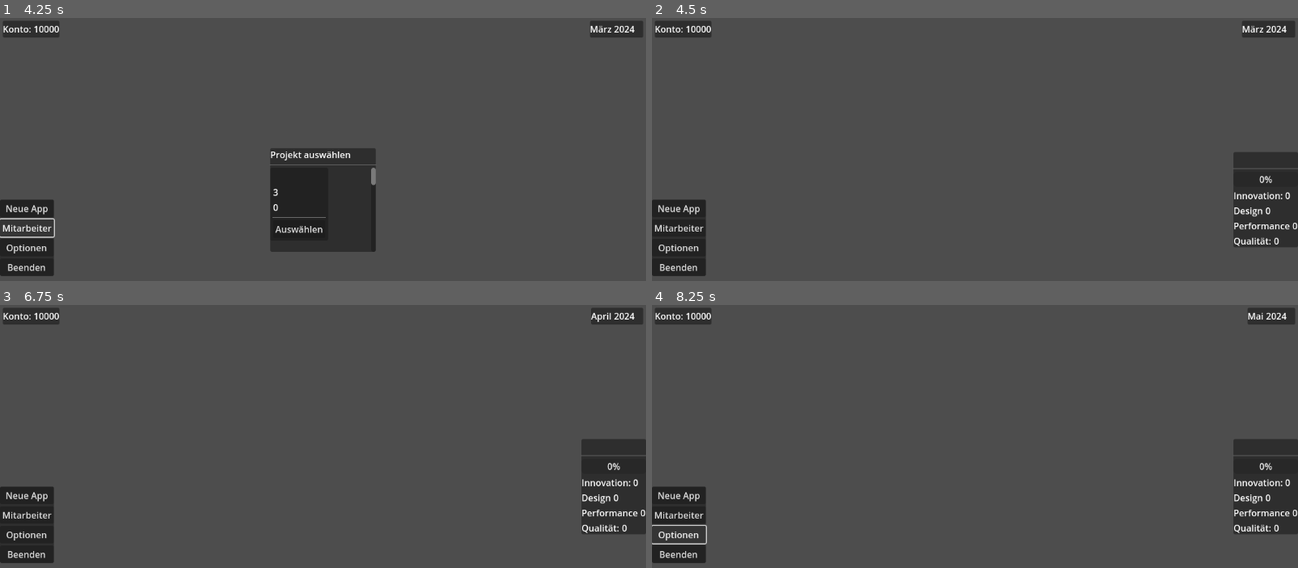
Above: before the commit, frames 1-4 (two rows, left to right).
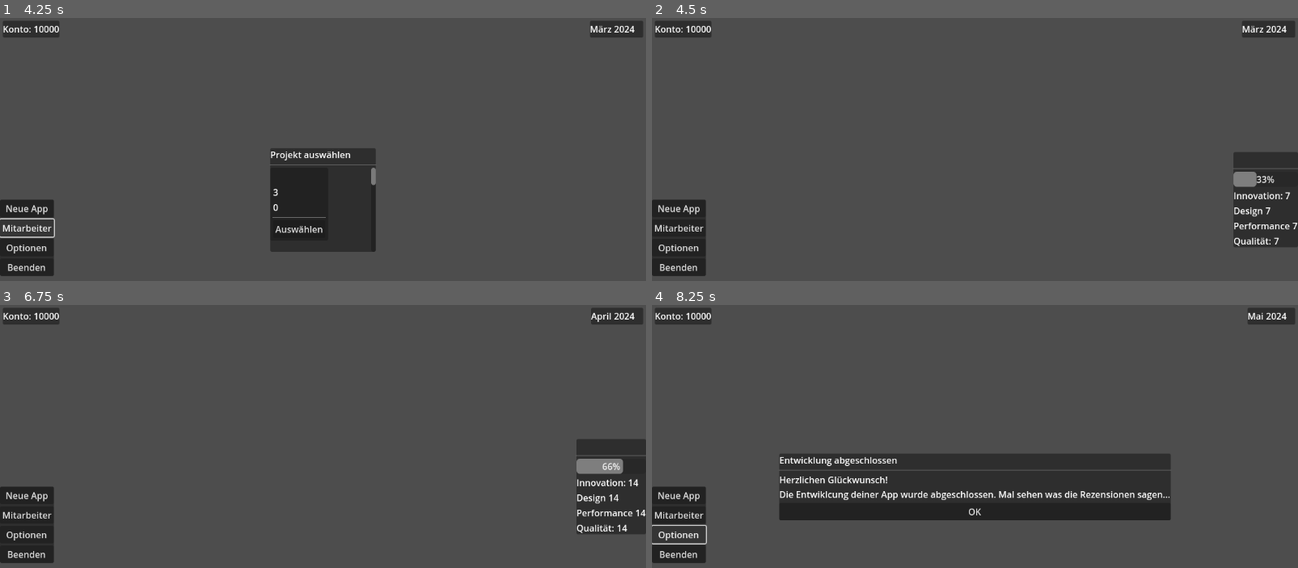
Above: after the commit, the same moments.

Repository: Randaleee/software-stories-prototyp
Game: Godot game, scene res://main.tscn
The game is run twice, just before and just after one commit, with the same random seed, the same clock (stepped at 60 frames per second) and the same inputs.
Inputs:
- Up to frame 1 (4.25 s): click "Neue App" at 0.5 s; click "Mitarbeiter" at 1.25 s; click "Auswählen" at 2 s; click "Neue App" at 2.75 s; click "Mitarbeiter" at 3.5 s
- Up to frame 2 (4.5 s): click "Auswählen" at 4.25 s
- Up to frame 3 (6.75 s): click "Neue App" at 5 s; click "Mitarbeiter" at 5.75 s; click "Auswählen" at 6.5 s
- Up to frame 4 (8.25 s): click "Optionen" at 7.25 s

Frame 1 is identical in both runs. In frame 2, 0.3% of the frame differs, in the area x 89-100%, y 58-87%; in frame 3, 1.1%; in frame 4, 18%, in the area x 19-100%, y 51-88%.

Commit message:
App Attribute berechnen eingefügt

Diff:
--- a/Autoloads/GameManager.gd
+++ b/Autoloads/GameManager.gd
@@ -10,6 +10,7 @@
 var app_in_entwicklung: App = null
 var verfügbare_apps: Array[App] = []
 var veröffentlichte_apps: Array[App] = []
+var monate_vergangen_seit_projektstart: int
 
 # Konstanten
 const MONATE = ["Januar", "Februar", "März", "April", "Mai", "Juni",
@@ -28,8 +29,12 @@
 	verfügbare_apps.append(load("res://Data/Apps/einkaufsliste.tres"))
 	verfügbare_apps.append(load("res://Data/Apps/schrittzähler.tres"))
 	verfügbare_apps.append(load("res://Data/Apps/taschenlampe.tres"))
-	print(verfügbare_apps)
 
+	stelle_mitarbeiter_ein("res://Data/Mitarbeiter/Davina.tres")
+	stelle_mitarbeiter_ein("res://Data/Mitarbeiter/Jörg.tres")
+
+	monat_vergangen.connect(entwickle_app)
+	app_fertiggestellt.connect(on_app_fertiggestellt)
 
 # Zeitmanagement
 func starte_ingame_zeit():
@@ -46,11 +51,43 @@
 		aktuelles_datum.jahr += 1
 	monat_vergangen.emit()
 
+func stelle_mitarbeiter_ein(mitarbeiter_pfad: String):
+	angestellte_mitarbeiter.append(load(mitarbeiter_pfad))
+
 func starte_app_entwicklung(app: App):
 	if app_in_entwicklung != null:
 		print("Es läuft bereits ein Projekt!")
 	app_in_entwicklung = app
+	monate_vergangen_seit_projektstart = 0
+
+func entwickle_app():
+	if app_in_entwicklung != null:
+		berechne_monate_vergangen_seit_projektstart()
+		kalkuliere_fortschritt()
+		berechne_app_attribute()
+		if monate_vergangen_seit_projektstart == app_in_entwicklung.entwicklungszeit:
+			app_fertiggestellt.emit()
+		return
+	return
+
+func berechne_monate_vergangen_seit_projektstart():
+	monate_vergangen_seit_projektstart += 1
+	print(monate_vergangen_seit_projektstart)
+	print(app_in_entwicklung.entwicklungszeit)
 
 func kalkuliere_fortschritt():
-	"app_in_entwicklung.fortschritt = / vergangene_zeit / app_in_entwicklung.entwicklungszeit"
-	pass
+	app_in_entwicklung.fortschritt = float(monate_vergangen_seit_projektstart) / float(app_in_entwicklung.entwicklungszeit) * 100
+	print("Fortschritt: ", app_in_entwicklung.fortschritt)
+
+func on_app_fertiggestellt():
+	print("App fertiggestellt")
+	UIManager.show_menu("UI App beendet")
+	veröffentlichte_apps.append(app_in_entwicklung)
+
+func berechne_app_attribute():
+	if app_in_entwicklung != null:
+		for mitarbeiter: Mitarbeiter in angestellte_mitarbeiter:
+			app_in_entwicklung.design += mitarbeiter.ästhetik
+			app_in_entwicklung.innovation += mitarbeiter.kreativität
+			app_in_entwicklung.performance += mitarbeiter.analytik
+			app_in_entwicklung.qualität += mitarbeiter.akribie
--- a/Autoloads/UIManager.gd
+++ b/Autoloads/UIManager.gd
@@ -5,8 +5,7 @@
 @onready var ingame_menü: Control
 @onready var app_auswahlmenü: Control
 @onready var ui_app_in_entwicklung: Control
-
-
+@onready var ui_app_beendet: Control
 
 # Called when the node enters the scene tree for the first time.
 func _ready() -> void:
@@ -18,6 +17,7 @@
 	ingame_menü = canvas.get_node("Ingame Menü")
 	app_auswahlmenü = canvas.get_node("App Auswahlmenü")
 	ui_app_in_entwicklung = canvas.get_node("UI App in Entwicklung")
+	ui_app_beendet = canvas.get_node("UI App beendet")
 
 func show_menu(menu_name: String) -> void:
 	if current_menu:
@@ -28,6 +28,8 @@
 			current_menu = app_auswahlmenü
 		"ui_app_in_entwicklung":
 			current_menu = ui_app_in_entwicklung
+		"UI App beendet":
+			current_menu = ui_app_beendet
 
 	if current_menu:
 		if current_menu.has_method("update_ui"):
--- /dev/null
+++ b/Data/Mitarbeiter/Davina.tres
@@ -0,0 +1,18 @@
+[gd_resource type="Resource" script_class="Mitarbeiter" load_steps=2 format=3 uid="uid://1rkv2s18ihg3"]
+
+[ext_resource type="Script" path="res://Data/Templates/Mitarbeiter.gd" id="1_oalwa"]
+
+[resource]
+script = ExtResource("1_oalwa")
+mitarbeiter_name = "Davina"
+"persönlichkeit" = 0
+level = 1
+erfahrung = 0
+freie_attributpunkte = 0
+sternzeichen = 0
+status = 0
+gehalt = 0
+"ästhetik" = 3
+"kreativität" = 3
+analytik = 3
+akribie = 3
--- /dev/null
+++ b/Data/Mitarbeiter/Jörg.tres
@@ -0,0 +1,18 @@
+[gd_resource type="Resource" script_class="Mitarbeiter" load_steps=2 format=3 uid="uid://cvfjfhxi25ryn"]
+
+[ext_resource type="Script" path="res://Data/Templates/Mitarbeiter.gd" id="1_rcdp6"]
+
+[resource]
+script = ExtResource("1_rcdp6")
+mitarbeiter_name = "Jörg"
+"persönlichkeit" = 0
+level = 1
+erfahrung = 0
+freie_attributpunkte = 0
+sternzeichen = 0
+status = 0
+gehalt = 0
+"ästhetik" = 4
+"kreativität" = 4
+analytik = 4
+akribie = 4
--- a/Data/Mitarbeiter/Laura/Laura.tres
+++ b/Data/Mitarbeiter/Laura.tres
@@ -8,15 +8,13 @@
 mitarbeiter_name = "Laura"
 bild = ExtResource("1_un08k")
 "persönlichkeit" = 1
-level = 4
-erfahrung = 5
+level = 1
+erfahrung = 0
 freie_attributpunkte = 0
 sternzeichen = 0
 status = 0
 gehalt = 0
-teamwork = 0
-"führung" = 0
+"ästhetik" = 0
 "kreativität" = 6
 analytik = 0
 akribie = 4
-"loyalität" = 0
--- /dev/null
+++ b/Data/Mitarbeiter/Rambo Ramon Rainer.tres
@@ -0,0 +1,18 @@
+[gd_resource type="Resource" script_class="Mitarbeiter" load_steps=2 format=3 uid="uid://bmlhcg7t13aqq"]
+
+[ext_resource type="Script" path="res://Data/Templates/Mitarbeiter.gd" id="1_4ieqc"]
+
+[resource]
+script = ExtResource("1_4ieqc")
+mitarbeiter_name = "Rambo Ramon Rainer"
+"persönlichkeit" = 0
+level = 1
+erfahrung = 0
+freie_attributpunkte = 0
+sternzeichen = 0
+status = 0
+gehalt = 0
+"ästhetik" = 0
+"kreativität" = 0
+analytik = 0
+akribie = 0
--- a/Data/Templates/Mitarbeiter.gd
+++ b/Data/Templates/Mitarbeiter.gd
@@ -15,12 +15,11 @@
 
 # Fähigkeiten
 @export_group("Attribute")
-@export_range(1, 10) var teamwork: int = 0 # Profitiert von anderen Teammitgliedern
-@export_range(1, 10) var führung: int = 0 # Gibt Teammitgliedern Bonus
-@export_range(1, 10) var kreativität: int = 0
-@export_range(1, 10) var analytik: int = 0
-@export_range(1, 10) var akribie: int = 0
-@export_range(1, 10) var loyalität: int = 0
+@export_range(1, 10) var ästhetik: int = 0 # Gibt Teammitgliedern Bonus
+@export_range(1, 10) var kreativität: int = 0 # erhöht Innovation
+@export_range(1, 10) var analytik: int = 0 # erhöht Performance
+@export_range(1, 10) var akribie: int = 0 # erhöht Qualität
+
 
 signal _leveled_up
 signal _added_experience
--- /dev/null
+++ b/UI/UI App beendet/ui_app_beendet.gd
@@ -0,0 +1,11 @@
+extends Control
+
+
+# Called when the node enters the scene tree for the first time.
+func _ready() -> void:
+	pass # Replace with function body.
+
+
+
+func _on_button_pressed() -> void:
+	UIManager.ui_app_beendet.hide()
--- /dev/null
+++ b/UI/UI App beendet/ui_app_beendet.tscn
@@ -0,0 +1,53 @@
+[gd_scene load_steps=2 format=3 uid="uid://3lohf70o8g36"]
+
+[ext_resource type="Script" path="res://UI/UI App beendet/ui_app_beendet.gd" id="1_opgjh"]
+
+[node name="UI App beendet" type="Control"]
+layout_mode = 3
+anchors_preset = 8
+anchor_left = 0.5
+anchor_top = 0.5
+anchor_right = 0.5
+anchor_bottom = 0.5
+offset_left = -20.0
+offset_top = -20.0
+offset_right = 20.0
+offset_bottom = 20.0
+grow_horizontal = 2
+grow_vertical = 2
+script = ExtResource("1_opgjh")
+
+[node name="PanelContainer" type="PanelContainer" parent="."]
+layout_mode = 1
+anchors_preset = 8
+anchor_left = 0.5
+anchor_top = 0.5
+anchor_right = 0.5
+anchor_bottom = 0.5
+offset_left = -20.0
+offset_top = -20.0
+offset_right = 20.0
+offset_bottom = 20.0
+grow_horizontal = 2
+grow_vertical = 2
+
+[node name="VBoxContainer" type="VBoxContainer" parent="PanelContainer"]
+layout_mode = 2
+
+[node name="Label" type="Label" parent="PanelContainer/VBoxContainer"]
+layout_mode = 2
+text = "Entwicklung abgeschlossen"
+
+[node name="HSeparator" type="HSeparator" parent="PanelContainer/VBoxContainer"]
+layout_mode = 2
+
+[node name="Label2" type="Label" parent="PanelContainer/VBoxContainer"]
+layout_mode = 2
+text = "Herzlichen Glückwunsch!
+Die Entwiklcung deiner App wurde abgeschlossen. Mal sehen was die Rezensionen sagen..."
+
+[node name="Button" type="Button" parent="PanelContainer/VBoxContainer"]
+layout_mode = 2
+text = "OK"
+
+[connection signal="pressed" from="PanelContainer/VBoxContainer/Button" to="." method="_on_button_pressed"]
--- a/UI/UI App in Entwicklung/ui_app_in_entwicklung.gd
+++ b/UI/UI App in Entwicklung/ui_app_in_entwicklung.gd
@@ -9,14 +9,16 @@
 
 # Called when the node enters the scene tree for the first time.
 func _ready() -> void:
-	GameManager.connect("monat_vergangen", update_progess_bar)
+	GameManager.connect("monat_vergangen", update_ui)
 
 func update_ui():
-	app_name.text = GameManager.app_in_entwicklung.app_name
-	wert_innovation.text = str(GameManager.app_in_entwicklung.innovation)
-	wert_design.text = str(GameManager.app_in_entwicklung.design)
-	wert_performance.text = str(GameManager.app_in_entwicklung.performance)
-	wert_qualität.text = str(GameManager.app_in_entwicklung.qualität)
+	if GameManager.app_in_entwicklung != null:
+		app_name.text = GameManager.app_in_entwicklung.app_name
+		wert_innovation.text = str(GameManager.app_in_entwicklung.innovation)
+		wert_design.text = str(GameManager.app_in_entwicklung.design)
+		wert_performance.text = str(GameManager.app_in_entwicklung.performance)
+		wert_qualität.text = str(GameManager.app_in_entwicklung.qualität)
+		update_progess_bar()
 
 func update_progess_bar():
 	if GameManager.app_in_entwicklung != null:
--- a/main.tscn
+++ b/main.tscn
@@ -1,10 +1,11 @@
-[gd_scene load_steps=6 format=3 uid="uid://ca45pm44s7oaa"]
+[gd_scene load_steps=7 format=3 uid="uid://ca45pm44s7oaa"]
 
 [ext_resource type="Script" path="res://main.gd" id="1_pf6qg"]
 [ext_resource type="PackedScene" uid="uid://d2n71i24km6bi" path="res://UI/UI Ingame Menü/ingame_menü.tscn" id="2_jjl0w"]
 [ext_resource type="PackedScene" uid="uid://c4fjn15hr4c7v" path="res://UI/HUD/hud.tscn" id="3_gpyb0"]
 [ext_resource type="PackedScene" uid="uid://b203qk1e4s7dn" path="res://UI/UI_App_auswahlmenü/UI_app_auswahlmenü.tscn" id="4_hcqdn"]
 [ext_resource type="PackedScene" uid="uid://dmiav8225ssvv" path="res://UI/UI App in Entwicklung/ui_app_in_entwicklung.tscn" id="5_t6853"]
+[ext_resource type="PackedScene" uid="uid://3lohf70o8g36" path="res://UI/UI App beendet/ui_app_beendet.tscn" id="6_6ocyi"]
 
 [node name="Main" type="Control"]
 layout_mode = 3
@@ -26,3 +27,6 @@
 
 [node name="UI App in Entwicklung" parent="CanvasLayer" instance=ExtResource("5_t6853")]
 visible = false
+
+[node name="UI App beendet" parent="CanvasLayer" instance=ExtResource("6_6ocyi")]
+visible = false
